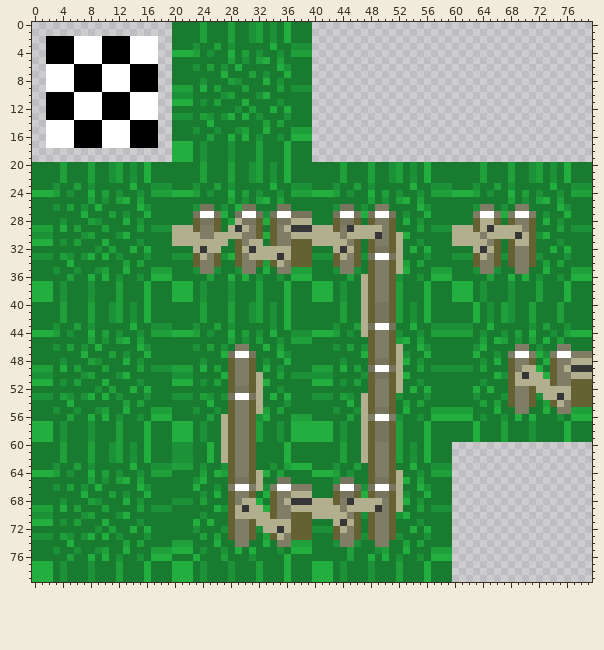
A sprite sheet gets an edit: Doldo/tilesets/tileset0/output_tileset.png. Above, as it was before the edit.
The file is 80x80 pixels.
New version:
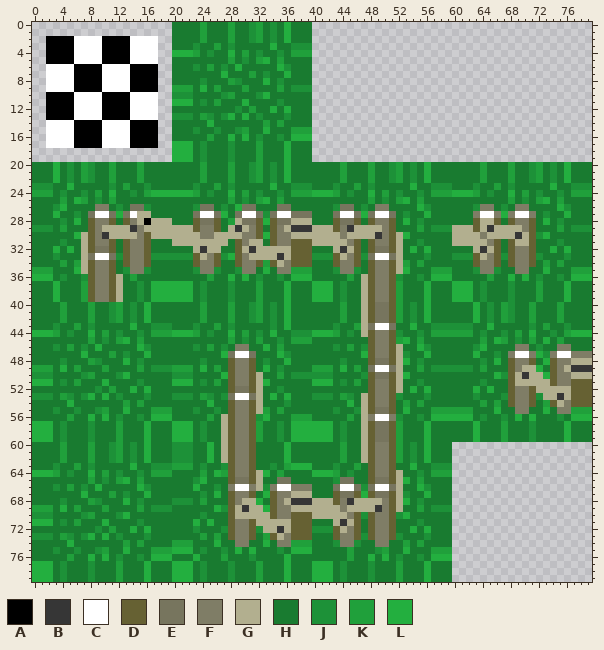
Palette (. is transparent): A #000000  B #363636  C #ffffff  D #666133  E #77755e  F #7f7d66  G #b2af8f  H #197b30  J #1d9138  K #20a03b  L #23af3f
Difference:
@@ x 0..21 @@
 19 ....................LL
-20 HHHHKHHHKHHJKHJHLHHHHH
-21 HHHHKHHHKHHJKHJHLHHHHH
-22 HHHHKHHHKHHJKHJHLHHHHH
-23 HHHJHHKHJHHHHHLHHJJJHH
-24 LLLKHJHHLHKHJHHJHKKKLL
-25 HHHHHHHHKHJHKLHKHHHHHH
-26 HHHJHKHJHLHHHHHLJHHHHH
-27 HHHHHHHLHHHKHJHHLHHHHH
-28 HHHHJHHHKJHHHLHJHHHHHH
-29 KKKHLHKHHHKHHHHKHJJJGG
-30 JJJHHHHJKHHHJLHHHHHHGG
-31 LLLHJHKHHHLHHHHJHHHHGG
-32 HHHHHHHHHJHKHHLHLHHHHH
-33 JJJHKJHJLHLHJHHHJHHHJJ
-34 HHHHHLHHHHHHHKHKHHHHHH
-35 HHHJHHJHHJKHHLHHHKKKHH
-36 HHHHHKHHLHLHJHHJHLLLHH
-37 LLLHJHHHJHHHKHHHLHHHLL
-38 LLLHJHHHJHHHKHHHLHHHLL
-39 LLLHJHHHJHHHKHHHLHHHLL
+20 HHHLHJHKJHHKHHHKHHHHHH
+21 HHHLHJHKJHHKHHHKHHHHHH
+22 HHHLHJHKJHHKHHHKHHHHHH
+23 JJJHHLHHHHHJHKHHJHHHHH
+24 KKKHJHHJHKHLHHJHKLLLLL
+25 HHHHKHLKHJHKHHHHHHHHHH
+26 HHHJLHHHHFFHJHEEJHHHHH
+27 HHHLHHJHECCELECGGHHHHH
+28 HHHHJHLHDFFDHDFGAGGGHH
+29 JJJHKHHHDFGGGGBFGGGGGG
+30 HHHHHHLGDFBGGGGFDGGGGG
+31 HHHHJHHGDFFDHDFFDHHHGG
+32 HHHLHLHGDEEDHDFFDHHHHH
+33 HHHJHHHGECCEJDFFDJJJJJ
+34 HHHHKHKGDFFDHDFFDHHHHH
+35 KKKHHHLGDFFDHJFFJHHHHH
+36 LLLHJHHJDFFDGHKHHHHHHH
+37 HHHLHHHKDFFDGHHJHLLLLL
+38 HHHLHHHKDFFDGHHJHLLLLL
+39 HHHLHHHKDFFDGHHJHLLLLL
 40 HHHHKHHHKHHJKHJHLHHHHH
Where, in picture pixels (left, top, right, bottom), the same in both pictures:
changed: (32, 162, 172, 302)
